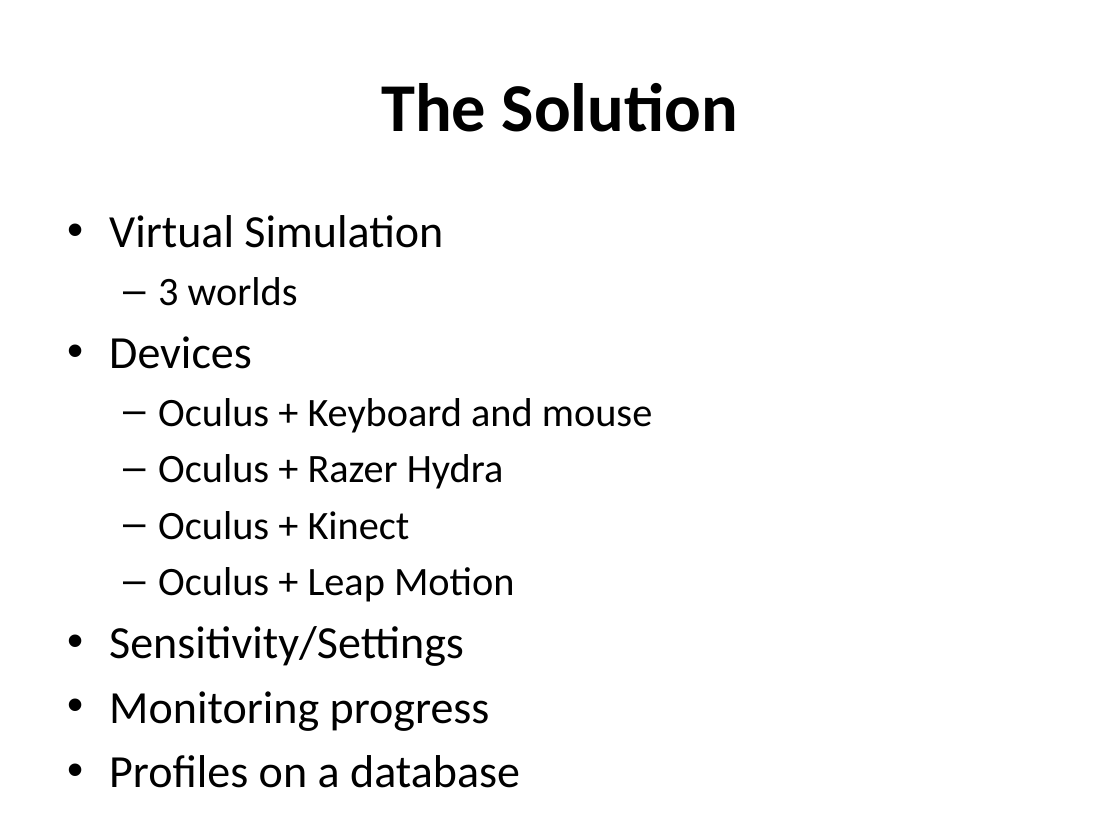
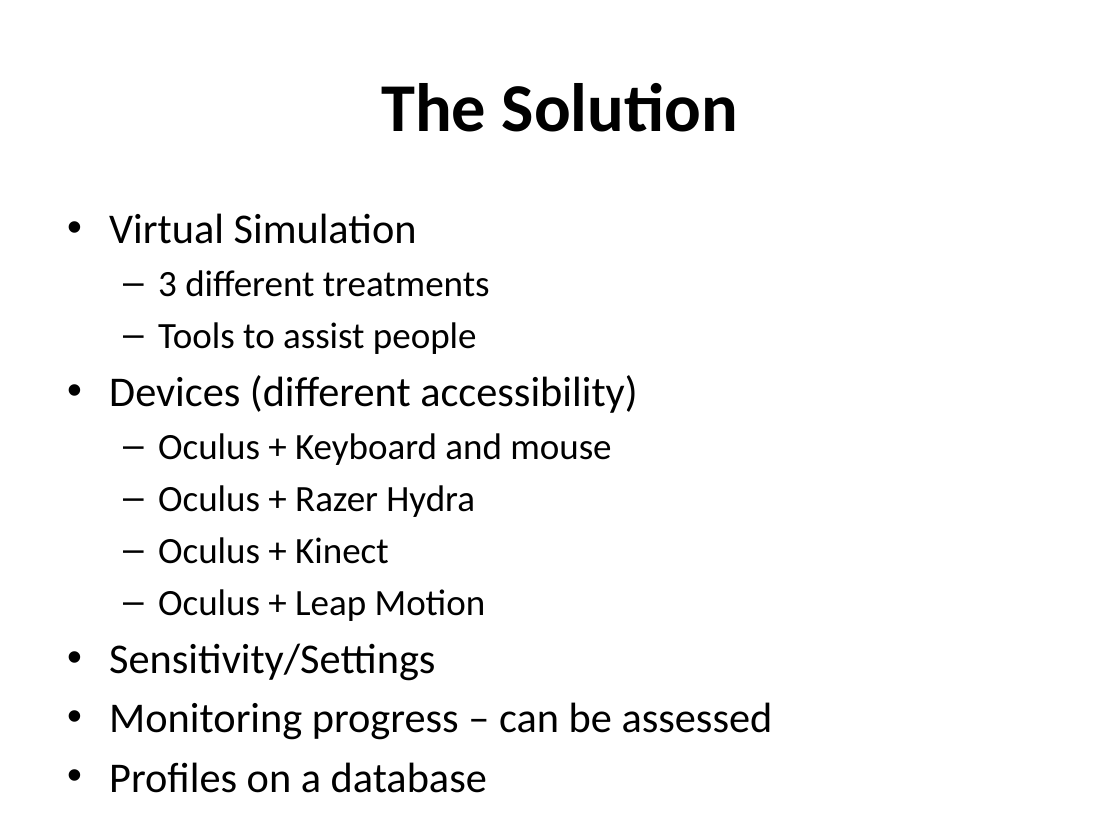
Before and after one commit to Hankli/VirtualEnvironments-Project, a slide deck: slide 5 of Documents/Presentations/Final Presentation.pptx. Drawn at 1120x840 pixels with LibreOffice and Linux fonts; fonts in the diff are those of the drawing; background and template pictures are left out. Boxes give left, top, right and bottom in pixels: in the first picture for what was removed or moved away, otherwise in the second. Text is boxed around its words. In the diff, an @@ line names an element or a change of style, - is before the commit and + after.

```diff
--- a/Documents/Presentations/Final Presentation.pptx
+++ b/Documents/Presentations/Final Presentation.pptx
@@ text at <box>109,213,611,793</box>: size 29.6 to 27.2 pt in "Virtual Simulation", "Sensitivity/Settings", "Profiles on a database"; size 25.9 to 23.8 pt in "Oculus + Keyboard and mouse", "Oculus + Razer Hydra", "Oculus + Kinect", "Oculus + Leap Motion" @@
@@ text at <box>109,270,637,413</box>: text changed; size 25.9 to 23.8 pt @@
-  – 3 worlds
-• Devices
+  – 3 different treatments
+  – Tools to assist people
+• Devices (different accessibility)
@@ text at <box>109,702,773,740</box>: text changed; size 29.6 to 27.2 pt @@
-• Monitoring progress
+• Monitoring progress – can be assessed
```
Also in this commit, not shown: 7 other slides changed.
